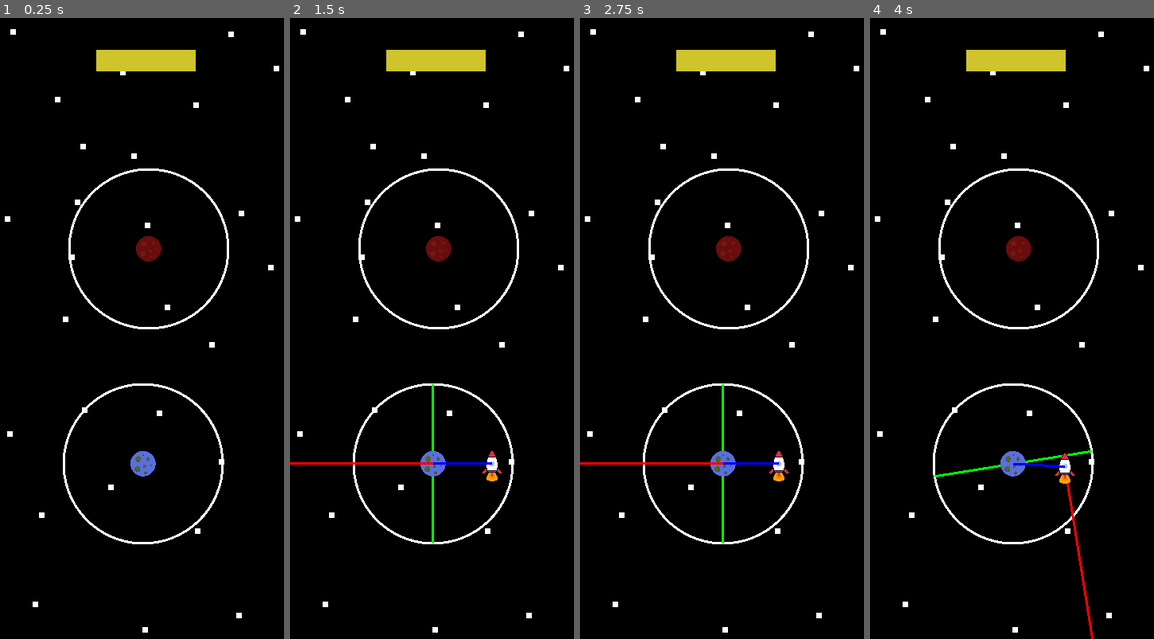
Above: before the commit, frames 1-4 (left to right).
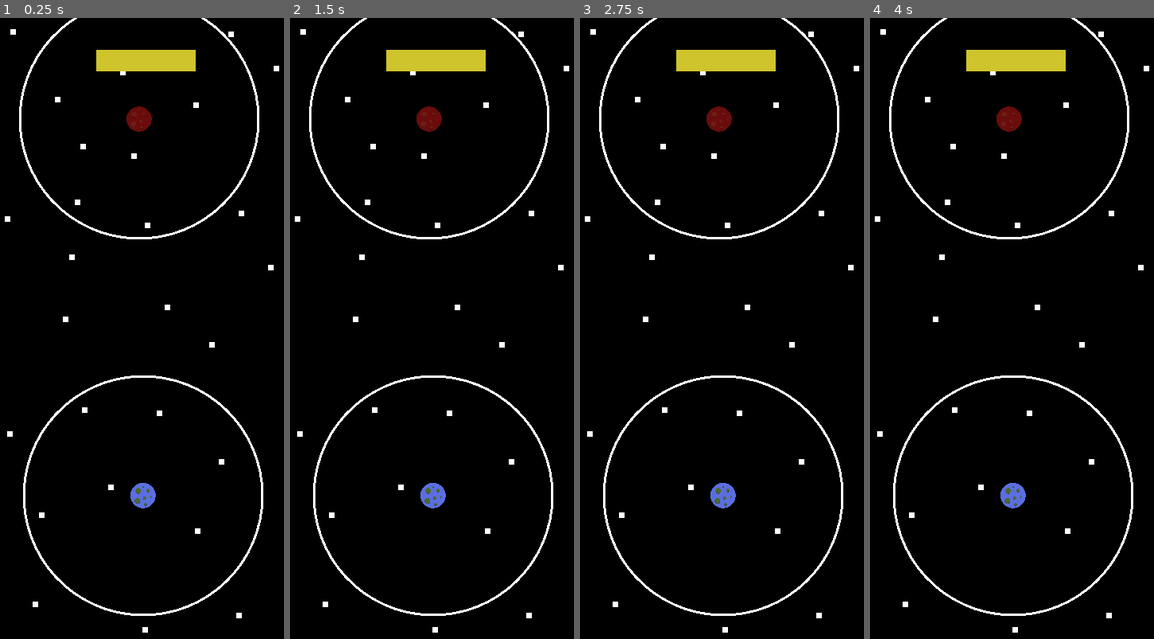
Above: after the commit, the same moments.

Repository: abbecool/MobileGame
Game: Godot game, scene res://scenes/game.tscn
Same seed, same stepped clock (60 frames per second), same inputs: the game is played once before the commit and once after it.
Inputs (mouse positions are in pixels of both pictures, inside the frame that each line leads up to):
- Up to frame 1 (0.25 s): no input
- Up to frame 2 (1.5 s): tap Enter at 0.5 s; move the mouse to (432, 465) at 0.52 s; tap Space (launch) at 0.6, 1.25, 1.35 s; click (432, 465) at 0.67 s; click (432, 465) at 1.42 s
- Up to frame 3 (2.75 s): tap Enter at 2 s; tap Space (launch) at 2.1 s; click (722, 465) at 2.17 s
- Up to frame 4 (4 s): move the mouse to (1068, 465) at 2.77 s; tap Space (launch) at 2.85, 3.5, 3.6 s; click (1068, 465) at 2.92 s; move the mouse to (1017, 247) at 3.52 s; click (1017, 247) at 3.67 s

The runs differ from the first frame. In frame 1, 4.3% of the frame differs, in the area x 6-93%, y 0-97%; in frame 2, 4.8%; in frame 3, 4.8%; in frame 4, 4.9%, in the area x 6-93%, y 0-100%.

Commit message:
orbit mechanics

Diff:
--- a/scenes/game.tscn
+++ b/scenes/game.tscn
@@ -30,10 +30,10 @@
 position = Vector2(-3, 2)
 
 [node name="Earth" parent="." instance=ExtResource("5_iywne")]
-position = Vector2(180, 560)
+position = Vector2(180, 600)
 
 [node name="Planet" parent="." instance=ExtResource("5_p57ef")]
-position = Vector2(187, 290)
+position = Vector2(175, 127)
 
 [node name="ProgressBar" type="ProgressBar" parent="."]
 offset_left = 121.0
--- a/scenes/killzone.tscn
+++ b/scenes/killzone.tscn
@@ -17,19 +17,19 @@
 script = ExtResource("1_xlapc")
 
 [node name="Bottom" type="CollisionShape2D" parent="."]
-position = Vector2(168, 790)
+position = Vector2(171, 1198)
 shape = SubResource("WorldBoundaryShape2D_csqde")
 
 [node name="Left" type="CollisionShape2D" parent="."]
-position = Vector2(-7, 411)
+position = Vector2(-278, 415)
 shape = SubResource("WorldBoundaryShape2D_xlapc")
 
 [node name="Right" type="CollisionShape2D" parent="."]
-position = Vector2(366, 405)
+position = Vector2(635, 416)
 shape = SubResource("WorldBoundaryShape2D_kl8fp")
 
 [node name="Top" type="CollisionShape2D" parent="."]
-position = Vector2(197, -25)
+position = Vector2(181, -397)
 shape = SubResource("WorldBoundaryShape2D_j2mit")
 
 [connection signal="body_entered" from="." to="." method="_on_body_entered"]
--- a/scenes/rocket.tscn
+++ b/scenes/rocket.tscn
@@ -8,7 +8,7 @@
 [sub_resource type="CircleShape2D" id="CircleShape2D_dkv7l"]
 radius = 29.0689
 
-[node name="Rocket" type="CharacterBody2D" groups=["rocket"]]
+[node name="Rocket" type="RigidBody2D" groups=["rocket"]]
 script = ExtResource("1_dkv7l")
 
 [node name="Sprite2D" type="Sprite2D" parent="."]
--- a/scripts/launch_planet.gd
+++ b/scripts/launch_planet.gd
@@ -15,10 +15,10 @@
 func _on_launch_rocket() -> void:
 	launched = true
 	var rocket = Rocket.instantiate()
-	var offset = Vector2(75, 0)
-	var rocket_velocity = sqrt(get_parent().get_real_gravity()*MASS/offset.length()) * Vector2(0, -1)
+	var offset = Vector2(150, 0)
+	var rocket_velocity = sqrt(get_parent().get_real_gravity()*MASS/offset.length()) * Vector2(0.1, -1)
 	rocket.set_position(position + offset)
-	#rocket.set_velocity(rocket_velocity)
+	rocket.set_velocity(rocket_velocity*1.05)
 	rocket.set_orbiting_planet(self)
 	add_sibling(rocket)
 
--- a/scripts/planet.gd
+++ b/scripts/planet.gd
@@ -17,7 +17,7 @@
 	#rotation_degrees += ROTATION_SPEED * delta
 
 func _draw():
-	draw_arc(Vector2.ZERO, 100, 0, TAU, 64, Color(1, 1, 1), 3)
+	draw_arc(Vector2.ZERO, 150, 0, TAU, 64, Color(1, 1, 1), 3)
 	draw_line(radius_line[0], radius_line[1], Color(0,1,0), 3)
 
 func set_radius_line(from: Vector2, to: Vector2 = Vector2.ZERO) -> void:
--- a/scripts/rocket.gd
+++ b/scripts/rocket.gd
@@ -1,9 +1,9 @@
-extends CharacterBody2D
+extends RigidBody2D
 
-const ROCKET_FORCE = 1e4
-const G = 2e-3
+const ROCKET_FORCE = 1e3
+const G = 1e-3
 const MASS = 1e2
-const ORBIT_HEIGHT = 100
+const ORBIT_HEIGHT = 140
 const ORBIT_SPEED = 3
 
 var screenTouch = false
@@ -11,6 +11,7 @@
 var fuel_consumption = 35
 var orbiting_planet
 var theta : float
+var new_linear_velocity
 
 var is_launching : bool = false
 
@@ -20,7 +21,8 @@
 signal update_orbiting_planet(planet)
 
 func _ready() -> void:
-	pass
+
+	mass = MASS
 	#orbiting_planet = get_tree().get_nodes_in_group("planets")[0]
 	#position = orbiting_planet.get_position()
 
@@ -28,39 +30,53 @@
 	#theta -= ORBIT_SPEED * delta
 	#var orbit_position = ORBIT_HEIGHT * Vector2(cos(theta), sin(theta))
 	var planet_distance = []
+	var total_force = Vector2.ZERO
+	var distance
+	var angle = 0
 	for planet in get_tree().get_nodes_in_group("planets"):
-		var distance = (planet.get_position() - position)
-		planet_distance.append([planet, distance])
-		if distance.length() < 150:
-			var radius = planet.get_radius()
-			#var desired_distance = radius + ORBIT_HEIGHT
-			#print("planet radius: ", radius)
-			planet.set_texture("Earth")
-			var distance_squared = distance.length_squared()
-			if distance_squared == 0:
-				continue  # Avoid division by zero
-			if !planet.has_method("get_real_mass"):  # Ensure the planet has a get_mass method
-				continue
-			#print(!planet.has_method("get_real_mass"))
-			var force_magnitude = (G * MASS * planet.get_real_mass()) / distance_squared
-			var force = distance.normalized() * force_magnitude * 1e-4
-			velocity += force / MASS
-			#var radius_vector = ORBIT_HEIGHT * Vector2(-cos(a), -sin(a))
-			var radius_vector = Vector2(velocity.y, -velocity.x).normalized() * ORBIT_HEIGHT
+		distance = (planet.get_position() - position)
+		var radius = planet.get_radius()
+		planet.set_texture("Earth")
+		var distance_squared = distance.length_squared()
+		if distance_squared == 0:
+			continue  # Avoid division by zero
+		if !planet.has_method("get_real_mass"):  # Ensure the planet has a get_mass method
+			continue
+		var force_magnitude = (get_parent().get_real_gravity() * MASS * planet.get_real_mass()) / distance_squared
+		var force = distance.normalized() * force_magnitude
+		total_force += force
+		if distance.length() < 200:
+			orbiting_planet = planet
+			angle = acos(distance.dot(linear_velocity)/(distance.length()*linear_velocity.length()))
+			#print(rad_to_deg(angle))
+			var radius_vector = Vector2(linear_velocity.y, -linear_velocity.x).normalized() * ORBIT_HEIGHT
 			planet.set_radius_line(radius_vector, -1*radius_vector)
 			#print(rad_to_deg(a))
 			$Line2D.set_planet(planet)
+			var new_velocity_dir = Vector2(-distance.y, distance.x).normalized()
+			var new_velocity = sqrt(get_parent().get_real_gravity() * orbiting_planet.get_real_mass() / ORBIT_HEIGHT)
+			new_linear_velocity = new_velocity_dir*new_velocity
+
 		else:
 			planet.set_texture("Mars")
 	queue_redraw()
 	#velocity_line.points = [Vector2.ZERO, velocity.normalized()*1000]
-	position += velocity * delta
+	#position += velocity * delta
+	apply_central_force(total_force)
+	if abs(rad_to_deg(angle) - 90) < 1: # velocity angle tangental to orbit, cancel excess tangential velocity
+		print("Tangentiall")
+		print("angle: ", rad_to_deg(angle))
+		print("new vel: ", new_linear_velocity, "\n", linear_velocity)
+		#linear_velocity = 0.5*new_linear_velocity + 0.5*linear_velocity
+		linear_velocity = new_linear_velocity
+	#rotation_degrees = 90+rad_to_deg(acos(Vector2(1,0).dot(linear_velocity)/(Vector2(1,0).length()*linear_velocity.length())))
+	#rotation_degrees = rad_to_deg(angle)
 
-#func get_velocity():
-	#return
 
 func _draw():
-	draw_line(Vector2.ZERO, velocity.normalized()*1000, Color(1,0,0), 3)
+	#draw_line(Vector2.ZERO, linear_velocity.normalized()*1000, Color(1,0,0), 3)
+	draw_line(Vector2.ZERO, new_linear_velocity, Color(1,1,0), 5)
+	draw_line(Vector2.ZERO, linear_velocity, Color(1,0,1), 3)
 
 #func _on_successful_landing() -> void:
 	#print("emit")
@@ -70,6 +86,9 @@
 func landing(win):
 	print("emit")
 	get_parent().set_game_over_scene(win)
+
+func set_velocity(vel):
+	linear_velocity = vel
 
 func set_orbiting_planet(planet: StaticBody2D) -> void:
 	orbiting_planet = planet
@@ -89,8 +108,8 @@
 			if (position-event.position).length() > 25:
 				#print("vel: ", (position-event.position))
 				is_launching = false
-				#apply_central_force((position-event.position)*1e3)
-				velocity = (position-event.position)*0.5e-1
+				apply_central_force((position-event.position)*ROCKET_FORCE)
+				#linear_velocity = (position-event.position)*ROCKET_FORCE
 				#position = (event.position)
 			else:
 				print("to slow launch")
